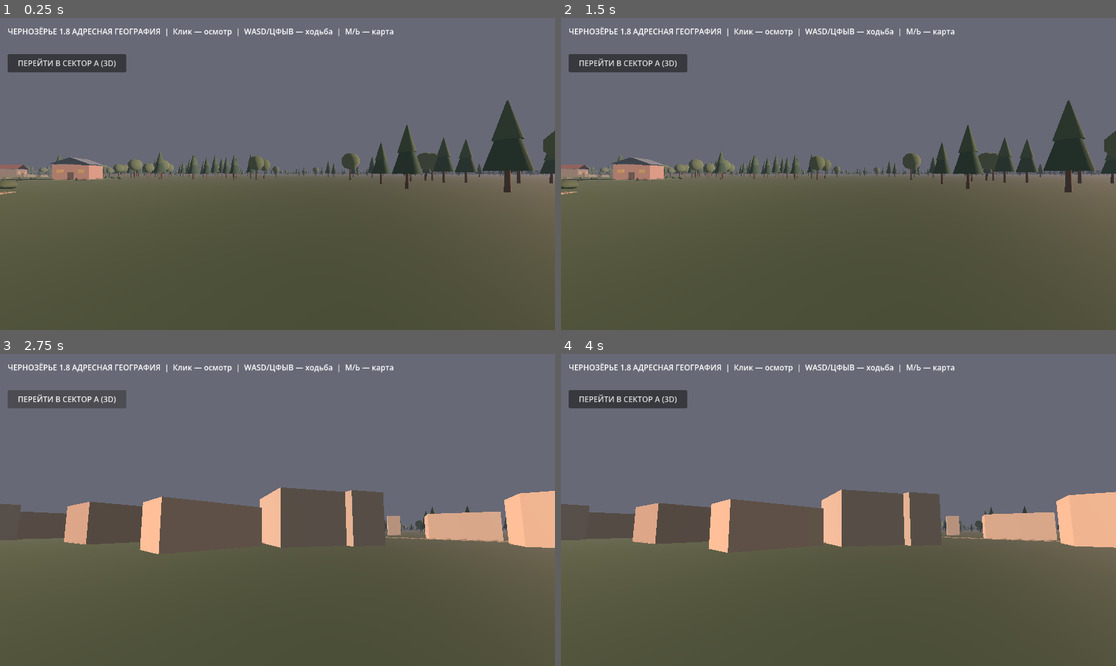
Above: before the commit, frames 1-4 (two rows, left to right).
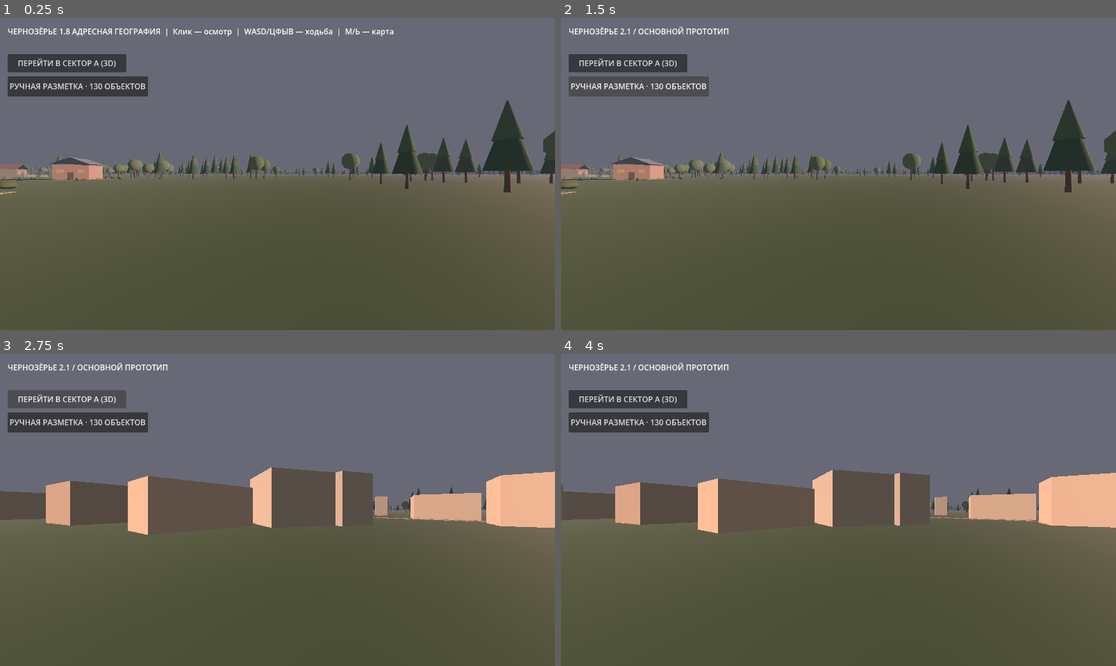
Above: after the commit, the same moments.

Repository: blacklambcult/chernozerye
Game: Godot game, scene res://main.tscn
Same seed, same stepped clock (60 frames per second), same inputs: the game is played once before the commit and once after it.
Inputs (mouse positions are in pixels of both pictures, inside the frame that each line leads up to):
- Up to frame 1 (0.25 s): no input
- Up to frame 2 (1.5 s): click (638, 86) at 0.5 s, where only the run after the commit has a clickable "РУЧНАЯ РАЗМЕТКА · 130 ОБЪЕКТОВ"; click (638, 86) at 1.25 s, where only the run after the commit has a clickable "ВЕРНУТЬ СТАРУЮ МЕСТНОСТЬ"
- Up to frame 3 (2.75 s): click "ПЕРЕЙТИ В СЕКТОР A (3D)" at 2 s
- Up to frame 4 (4 s): tap Enter at 2.75 s; move the mouse to (960, 494) at 2.77 s; hold D 2.78-3.53 s; tap M at 2.85 s; click (960, 494) at 2.92 s; tap Space at 3.02, 3.77 s; move the mouse to (727, 525) at 3.52 s; hold S from 3.53 s (still down); tap Shift at 3.6 s; click (727, 525) at 3.67 s

The runs differ from the first frame. In frame 1, 1.6% of the frame differs, in the area x 0-38%, y 18-56%; in frame 2, 2.2%; in frame 3, 13%, in the area x 0-100%, y 2-65%; in frame 4, 13%.

Commit message:
feat: toggle dedicated 130-object manual 3D preview, hide old procedural layers and expand world bounds

Diff:
--- a/godot/world.gd
+++ b/godot/world.gd
@@ -2,6 +2,9 @@
 
 const PLAYER_SCRIPT = preload("res://player.gd")
 const MAP_FILE := "res://world_data.json"
+const MANUAL_FILE := "res://manual_layout.json"
+var manual_mode := false
+var manual_button: Button
 var _status_label: Label
 
 func _process(_delta: float) -> void:
@@ -16,6 +19,9 @@
     _create_ground()
     _create_lighting()
     var forest_features: Array = []
+    var road_group := Node3D.new()
+    road_group.name = "OSMRoadMeshes"
+    add_child(road_group)
     if FileAccess.file_exists(MAP_FILE):
         var data = JSON.parse_string(FileAccess.get_file_as_string(MAP_FILE))
         if data is Dictionary:
@@ -37,12 +43,17 @@
     precise_buildings.name = "OvertureBuildingsSectorA"
     precise_buildings.set_script(preload("res://overture_3d_a.gd"))
     add_child(precise_buildings)
+    var manual_scene := Node3D.new()
+    manual_scene.name = "ManualSurvey"
+    manual_scene.set_script(preload("res://manual_geo.gd"))
+    add_child(manual_scene)
     _create_user_paths()
     _create_landmarks()
     _create_player()
     _create_label()
     _create_overview_map()
     _create_quick_navigation()
+    _create_manual_navigation()
 
 func _material(color: Color) -> StandardMaterial3D:
     var m := StandardMaterial3D.new()
@@ -52,7 +63,7 @@
 
 func _create_ground() -> void:
     var mesh := PlaneMesh.new()
-    mesh.size = Vector2(2000, 2000)
+    mesh.size = Vector2(2600, 2600)
     var instance := MeshInstance3D.new()
     instance.mesh = mesh
     instance.material_override = _material(Color("#435443"))
@@ -61,7 +72,7 @@
     ground.position.y = -0.2
     var collider := CollisionShape3D.new()
     var shape := BoxShape3D.new()
-    shape.size = Vector3(2000, 0.4, 2000)
+    shape.size = Vector3(2600, 0.4, 2600)
     collider.shape = shape
     ground.add_child(collider)
     add_child(ground)
@@ -139,7 +150,7 @@
     elif road_type in ["residential", "service", "secondary"]:
         road_color = Color("#918779")
     instance.material_override = _material(road_color)
-    add_child(instance)
+    get_node("OSMRoadMeshes").add_child(instance)
     if not shoulders.is_empty():
         var edge_arrays := []
         edge_arrays.resize(Mesh.ARRAY_MAX)
@@ -149,7 +160,7 @@
         var edge := MeshInstance3D.new()
         edge.mesh = edge_mesh
         edge.material_override = _material(Color("#55554b"))
-        add_child(edge)
+        get_node("OSMRoadMeshes").add_child(edge)
     if not wheel_ruts.is_empty():
         var rut_arrays := []
         rut_arrays.resize(Mesh.ARRAY_MAX)
@@ -159,7 +170,7 @@
         var rut_node := MeshInstance3D.new()
         rut_node.mesh = rut_mesh
         rut_node.material_override = _material(Color("#645d4f"))
-        add_child(rut_node)
+        get_node("OSMRoadMeshes").add_child(rut_node)
 
 func _add_building(feature: Dictionary) -> void:
     var pts: Array = feature.get("points", [])
@@ -454,6 +465,43 @@
     action_button.pressed.connect(_visit_sector_a)
     action_layer.add_child(action_button)
 
+func _create_manual_navigation() -> void:
+    var layer := CanvasLayer.new()
+    layer.name = "ManualPreviewControls"
+    layer.layer = 8
+    add_child(layer)
+    manual_button = Button.new()
+    manual_button.text = "РУЧНАЯ РАЗМЕТКА · 130 ОБЪЕКТОВ"
+    manual_button.position = Vector2(16.0, 121.0)
+    manual_button.size = Vector2(276.0, 42.0)
+    manual_button.tooltip_text = "Показать отдельно дороги, дома, участки и лес из загруженного GeoJSON"
+    manual_button.pressed.connect(_toggle_manual_preview)
+    layer.add_child(manual_button)
+
+func _toggle_manual_preview() -> void:
+    manual_mode = not manual_mode
+    var manual := get_node_or_null("ManualSurvey") as Node3D
+    var geo := get_node_or_null("GeographyBlockoutV07") as Node3D
+    var overture := get_node_or_null("OvertureBuildingsSectorA") as Node3D
+    var osm_roads := get_node_or_null("OSMRoadMeshes") as Node3D
+    if manual != null:
+        manual.visible = manual_mode
+    if geo != null:
+        geo.visible = not manual_mode
+    if overture != null:
+        overture.visible = not manual_mode
+    if osm_roads != null:
+        osm_roads.visible = not manual_mode
+    manual_button.text = "ВЕРНУТЬ СТАРУЮ МЕСТНОСТЬ" if manual_mode else "РУЧНАЯ РАЗМЕТКА · 130 ОБЪЕКТОВ"
+    if is_instance_valid(_status_label):
+        _status_label.text = "ЧЕРНОЗЁРЬЕ 2.1 / РУЧНАЯ ГЕОГРАФИЯ · 130 ОБЪЕКТОВ" if manual_mode else "ЧЕРНОЗЁРЬЕ 2.1 / ОСНОВНОЙ ПРОТОТИП"
+    var character := get_node_or_null("Player") as CharacterBody3D
+    if character != null:
+        character.velocity = Vector3.ZERO
+        character.global_position = Vector3(-789.7, 0.22, -268.6) if manual_mode else Vector3(130.0, 0.22, -82.0)
+    overview_layer.visible = false
+    Input.mouse_mode = Input.MOUSE_MODE_VISIBLE
+
 func _visit_sector_a() -> void:
     # Location sampled from a residential OSM road away from mapped rooftops.
     var character := get_node_or_null("Player") as CharacterBody3D
